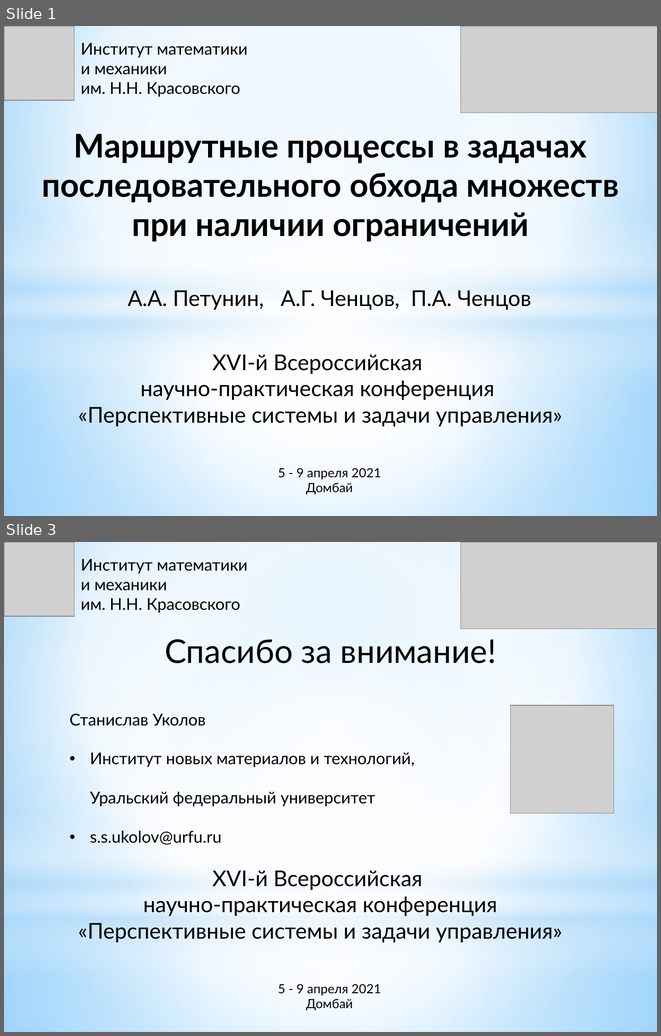
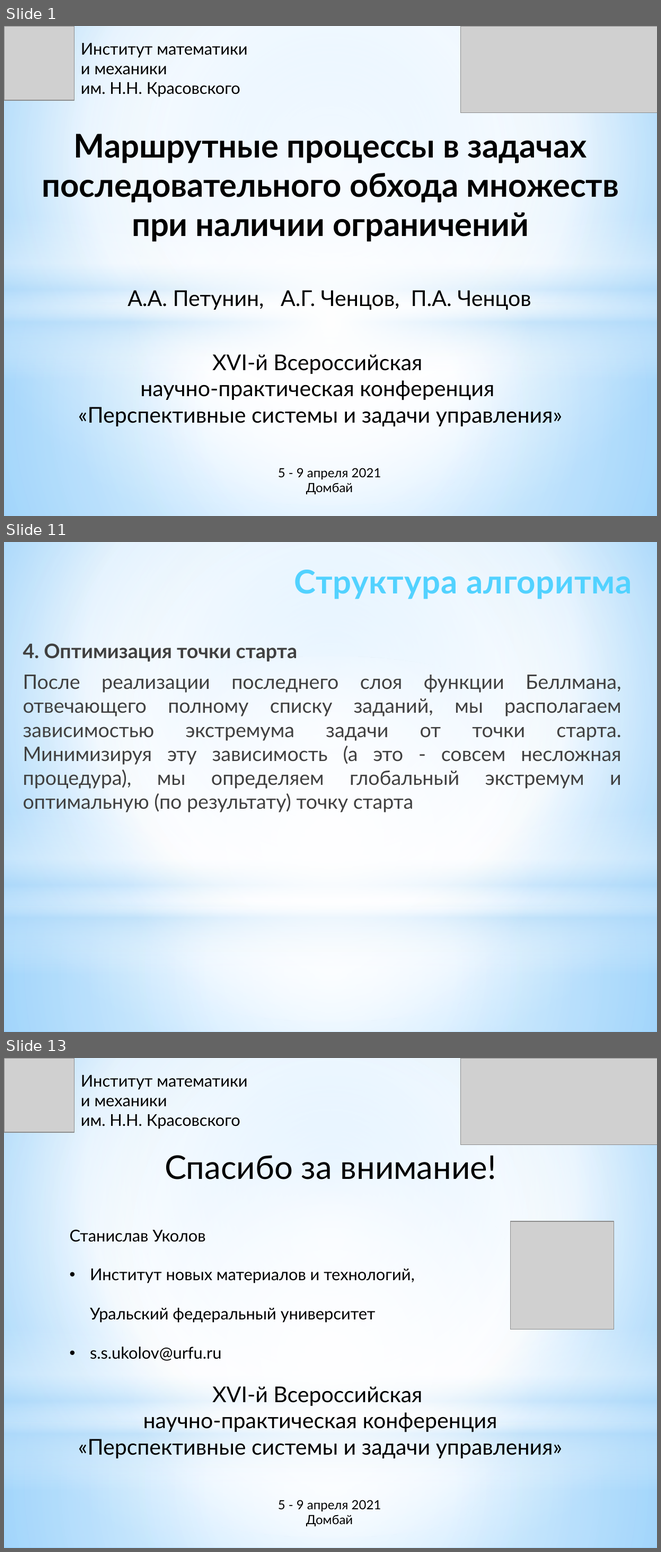
Before and after one commit to ukoloff/LaTeX, a slide deck: chentsov/dombai/docx/dombai-chentsov.pptx. Shown one above the other, each under a label of ours: slides 1 and 3 before the commit, slides 1, 11 and 13 after it; the slides between them are not shown. The pictures are 661x1036 and 661x1552 pixels, drawn with LibreOffice and Linux fonts; fonts in the diff are those of the drawing; grey boxes stand for pictures. Boxes give left, top, right and bottom in pixels: in the first picture for what was removed or moved away, otherwise in the second. Text is boxed around its words. In the diff, an @@ line names an element or a change of style, - is before the commit and + after.

```diff
--- a/chentsov/dombai/docx/dombai-chentsov.pptx
+++ b/chentsov/dombai/docx/dombai-chentsov.pptx
@@ slide 11 added at (4, 542, 657, 1032), background gradient #9ED5FF to #FFFFFF to #5BB9FF; not listed: 4 template elements that a slide beside it also shows @@
@@ text added at (294, 570, 632, 599), 36 pt, text gradient #52D2FF to #20A0CE, bold @@
+Структура алгоритма
@@ text added at (23, 643, 621, 812), 22 pt, text #404040 @@
+4. Оптимизация точки старта
+После реализации последнего слоя функции Беллмана, отвечающего полному списку заданий, мы располагаем зависимостью экстремума задачи от точки старта. Минимизируя эту зависимость (а это - совсем несложная процедура), мы определяем глобальный экстремум и оптимальную (по результату) точку старта
@@ what was slide 3 is now slide 13 @@
```
Also in this commit, not shown: 10 other slides added, 1 slide removed.
